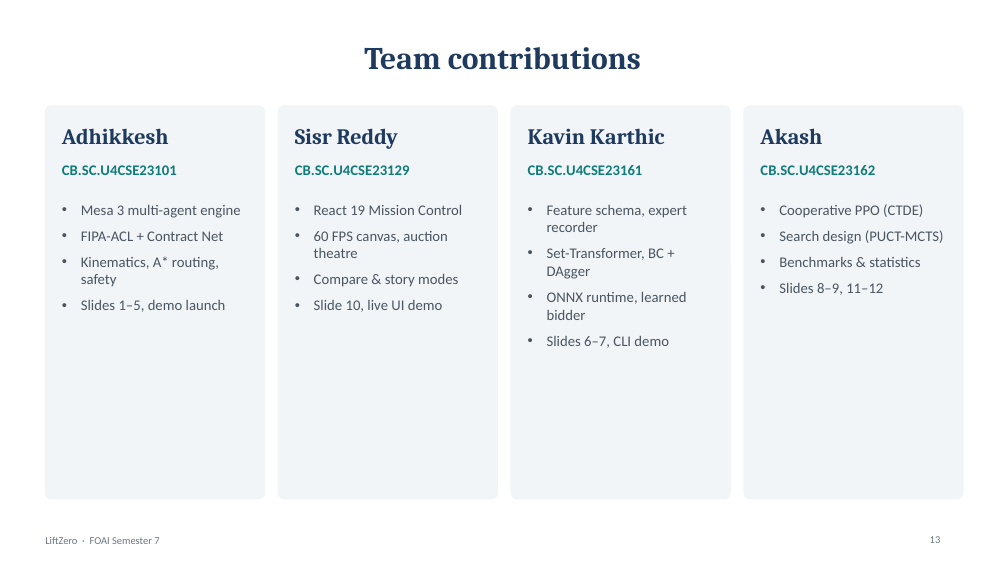
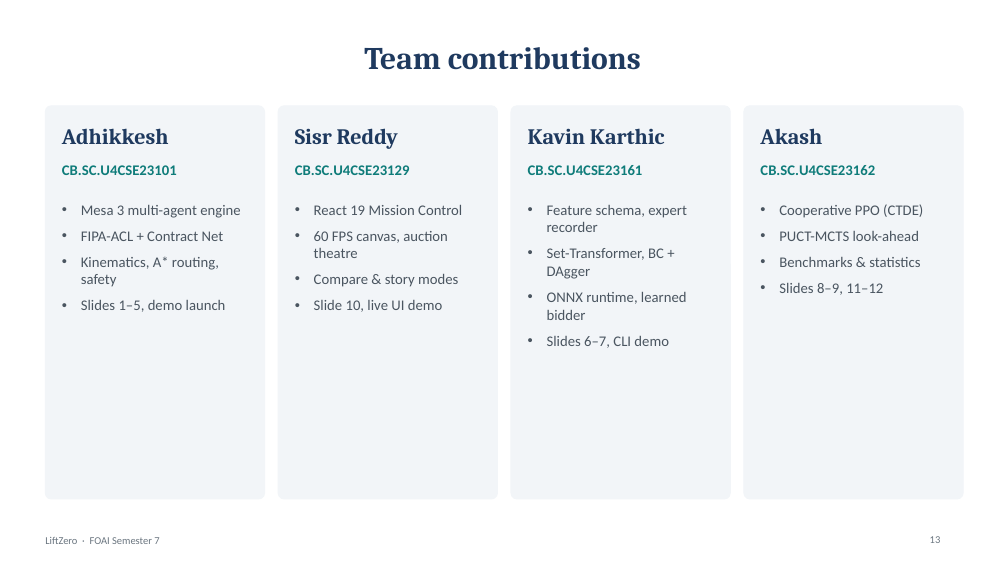
Before and after one commit to Adhikkesh/Multi-Agent-Smart-Elevator-Fleet-Coordinator, a slide deck: slide 13 of docs/LiftZero_Viva_Deck.pptx. Drawn at 1008x567 pixels with LibreOffice and Linux fonts; fonts in the diff are those of the drawing. Boxes give left, top, right and bottom in pixels: in the first picture for what was removed or moved away, otherwise in the second. Text is boxed around its words. In the diff, an @@ line names an element or a change of style, - is before the commit and + after.

Commit message:
docs: Phase 6-7 status, deck and study material updated for look-ahead

```diff
--- a/docs/LiftZero_Viva_Deck.pptx
+++ b/docs/LiftZero_Viva_Deck.pptx
@@ text at [779, 231, 919, 241]: text changed @@
-• Search design (PUCT-MCTS)
+• PUCT-MCTS look-ahead
```
Also in this commit, not shown: 3 other slides changed, 3 other files.
